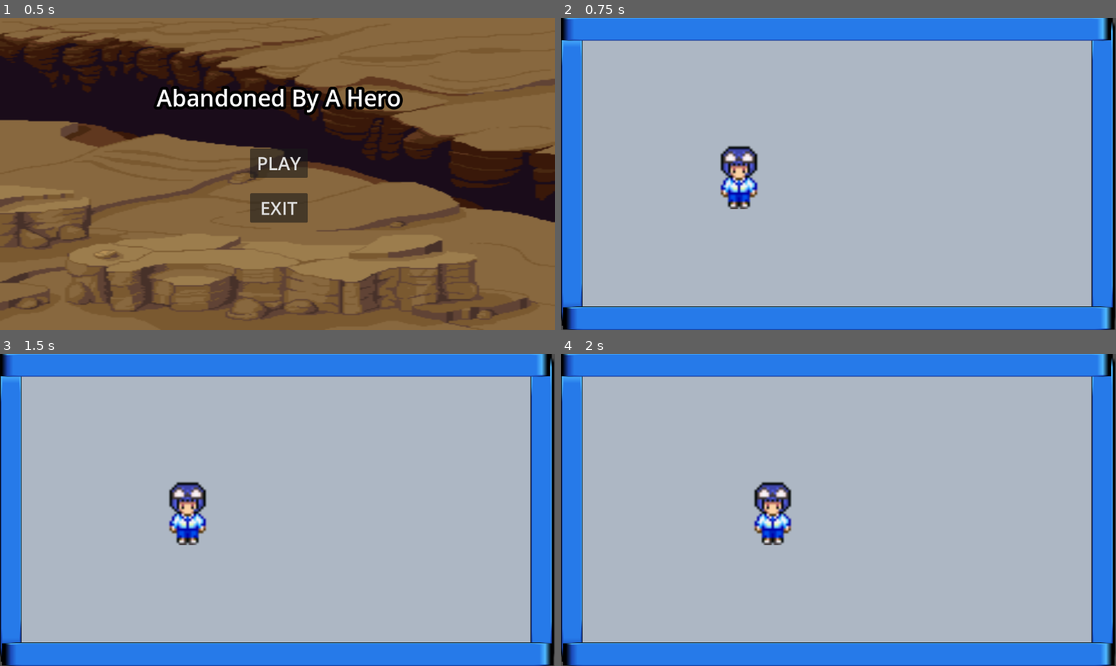
Above: before the commit, frames 1-4 (two rows, left to right).
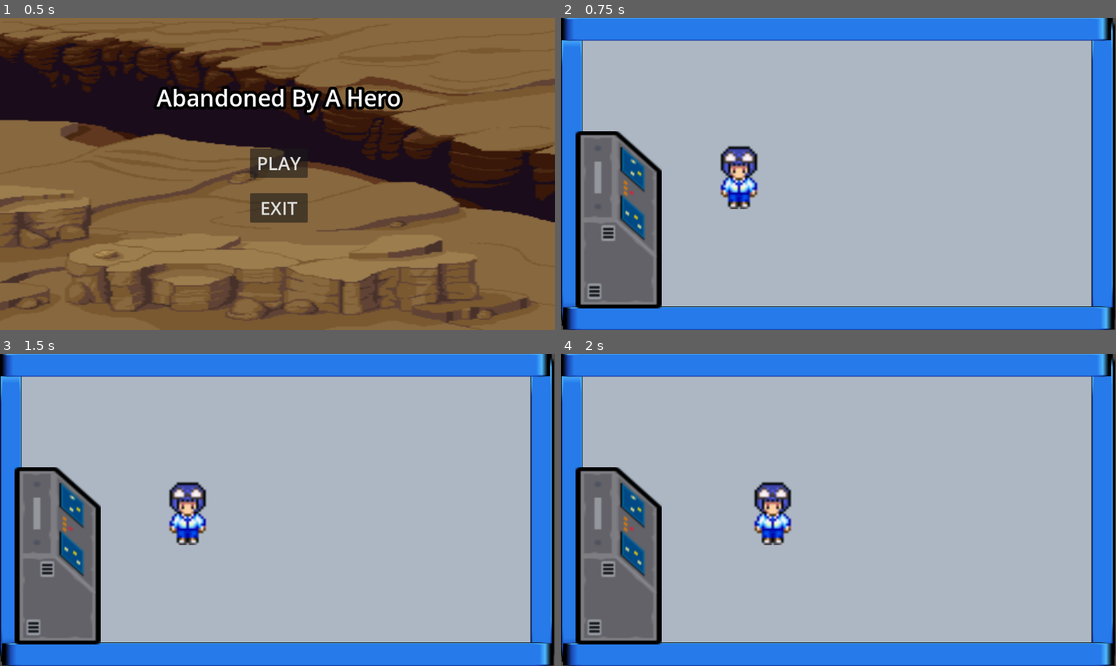
Above: after the commit, the same moments.

Repository: Catnip-05/Game-Assets
Game: Godot game, scene res://scenes/main_menu/main_menu.tscn
Same seed, same stepped clock (60 frames per second), same inputs: the game is played once before the commit and once after it.
Inputs (mouse positions are in pixels of both pictures, inside the frame that each line leads up to):
- Up to frame 1 (0.5 s): no input
- Up to frame 2 (0.75 s): click "PLAY" at 0.5 s
- Up to frame 3 (1.5 s): tap Enter (ui_accept) at 1.25 s; move the mouse to (399, 494) at 1.27 s; hold Right (ui_right) from 1.28 s (still down); click (399, 494) at 1.42 s
- Up to frame 4 (2 s): keep holding Right (ui_right); tap Enter (ui_accept) at 1.52 s

Frame 1 is identical in both runs. In frame 2, 8.3% of the frame differs, in the area x 2-19%, y 36-94%; in frame 3, 8.3%; in frame 4, 8.3%.

Commit message:
add-drop-area

Diff:
--- /dev/null
+++ b/spacebar/scenes/drop_area.tscn
@@ -0,0 +1,12 @@
+[gd_scene load_steps=2 format=3 uid="uid://bk8gt7oq8wtie"]
+
+[sub_resource type="RectangleShape2D" id="RectangleShape2D_4mr15"]
+size = Vector2(414, 636.5)
+
+[node name="DropArea" type="Area2D"]
+
+[node name="Sprite2D" type="Sprite2D" parent="."]
+
+[node name="CollisionShape2D" type="CollisionShape2D" parent="."]
+position = Vector2(945, 325.75)
+shape = SubResource("RectangleShape2D_4mr15")
--- a/spacebar/scenes/stg1.tscn
+++ b/spacebar/scenes/stg1.tscn
@@ -1,9 +1,10 @@
-[gd_scene load_steps=9 format=3 uid="uid://dhlu6hafe077u"]
+[gd_scene load_steps=10 format=3 uid="uid://dhlu6hafe077u"]
 
 [ext_resource type="Texture2D" uid="uid://bl08lmetuf6c4" path="res://ASSETS/UI Sprites/Flat_Frame1.png" id="1_d56vg"]
 [ext_resource type="Texture2D" uid="uid://ckte8jrwsbvpx" path="res://ASSETS/UI Sprites/Flat_Frame_Wide_3.png" id="2_nvrn6"]
 [ext_resource type="Texture2D" uid="uid://cp8dp4co45fcv" path="res://ASSETS/UI Sprites/Flat_Frame2.png" id="3_7y4my"]
 [ext_resource type="PackedScene" uid="uid://upa6usuyoanh" path="res://scenes/player.tscn" id="4_ifthf"]
+[ext_resource type="PackedScene" uid="uid://dku3fqcxb73ih" path="res://scenes/clickable.tscn" id="5_jdplq"]
 
 [sub_resource type="RectangleShape2D" id="RectangleShape2D_3e0ve"]
 size = Vector2(30.7486, 32.5981)
@@ -77,3 +78,5 @@
 
 [node name="Player" parent="." instance=ExtResource("4_ifthf")]
 position = Vector2(361, 325)
+
+[node name="Clickable" parent="." instance=ExtResource("5_jdplq")]
